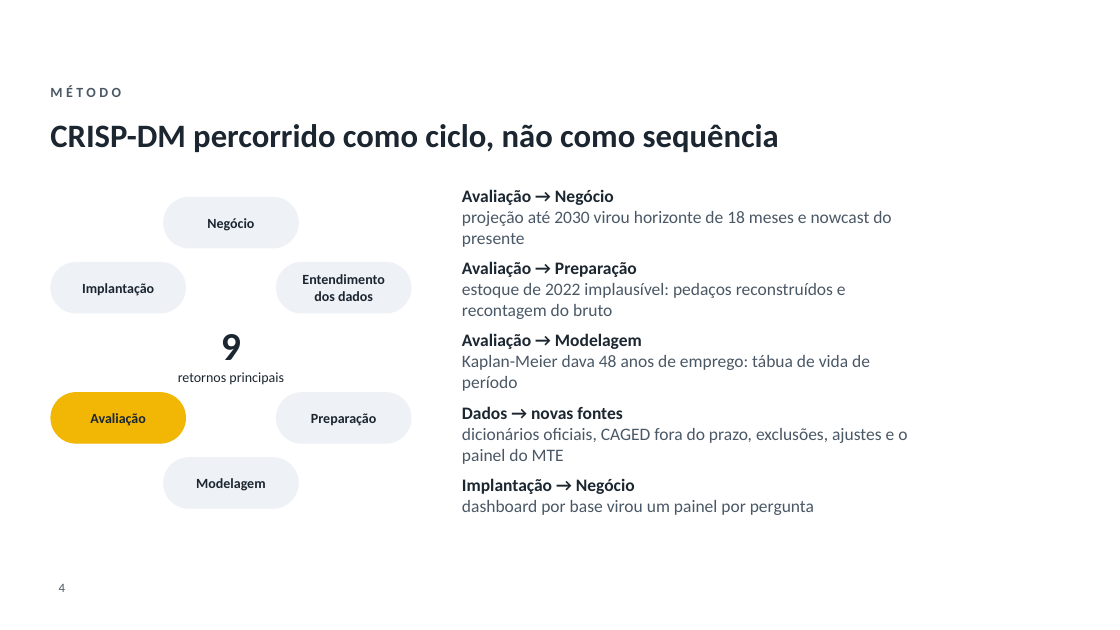
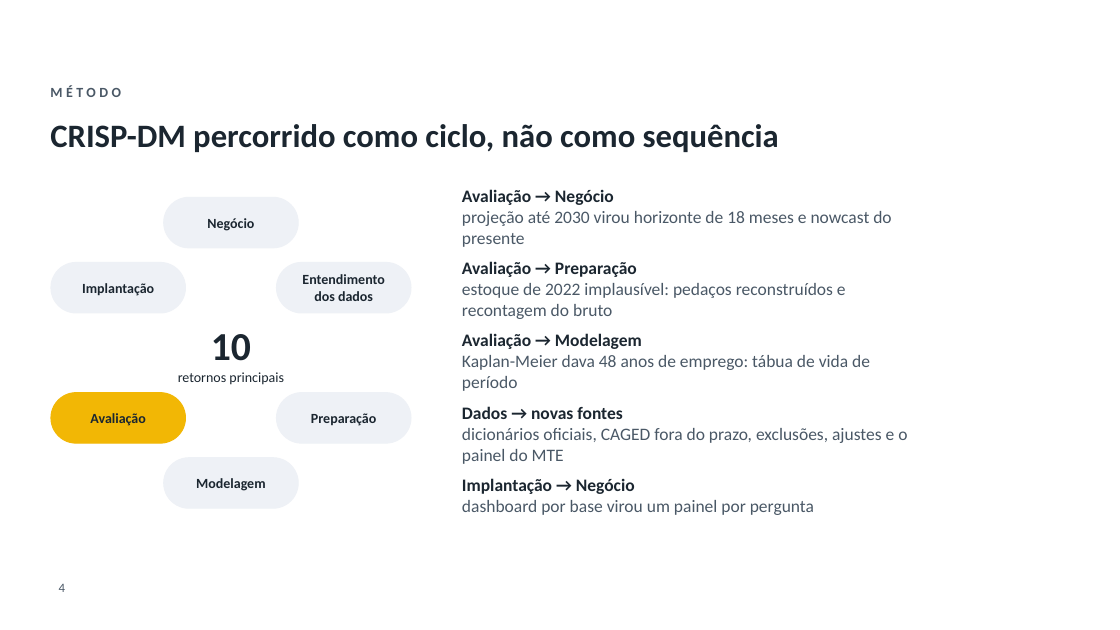
Before and after one commit to GianSE/mercadotech, a slide deck: slide 4 of apresentacao/apresentacao-tcc2.pptx. Drawn at 1120x630 pixels with LibreOffice and Linux fonts; fonts in the diff are those of the drawing; background and template pictures are left out. Boxes give left, top, right and bottom in pixels: in the first picture for what was removed or moved away, otherwise in the second. Text is boxed around its words. In the diff, an @@ line names an element or a change of style, - is before the commit and + after.

```diff
--- a/apresentacao/apresentacao-tcc2.pptx
+++ b/apresentacao/apresentacao-tcc2.pptx
@@ text at <box>211,334,251,361</box>: text changed @@
-9
+10
```
Also in this commit, not shown: 9 other slides changed, 17 other files.
